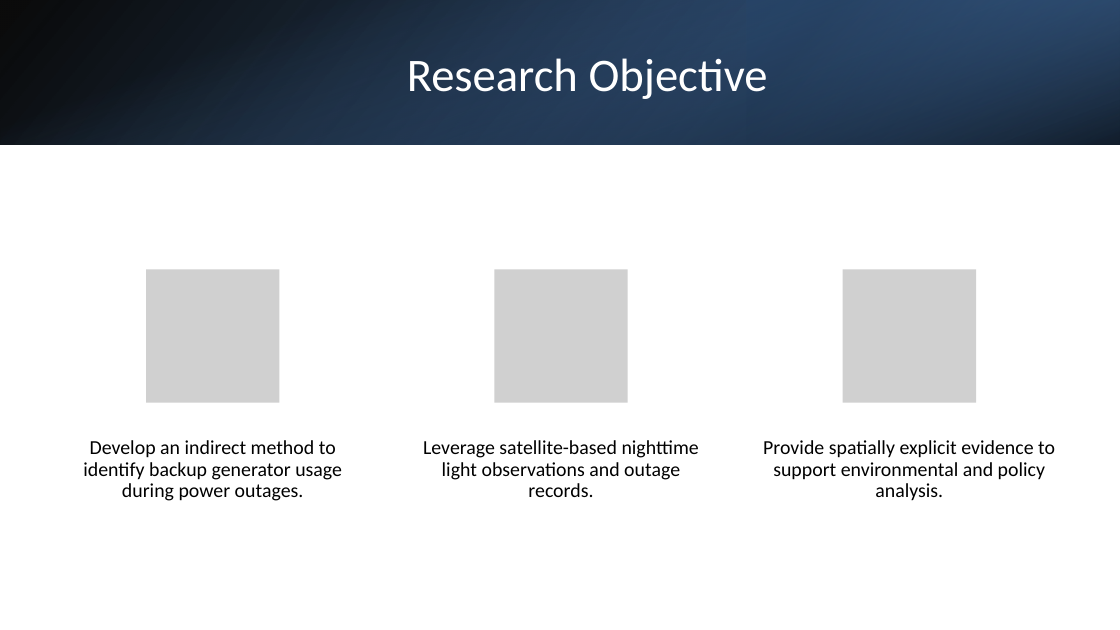
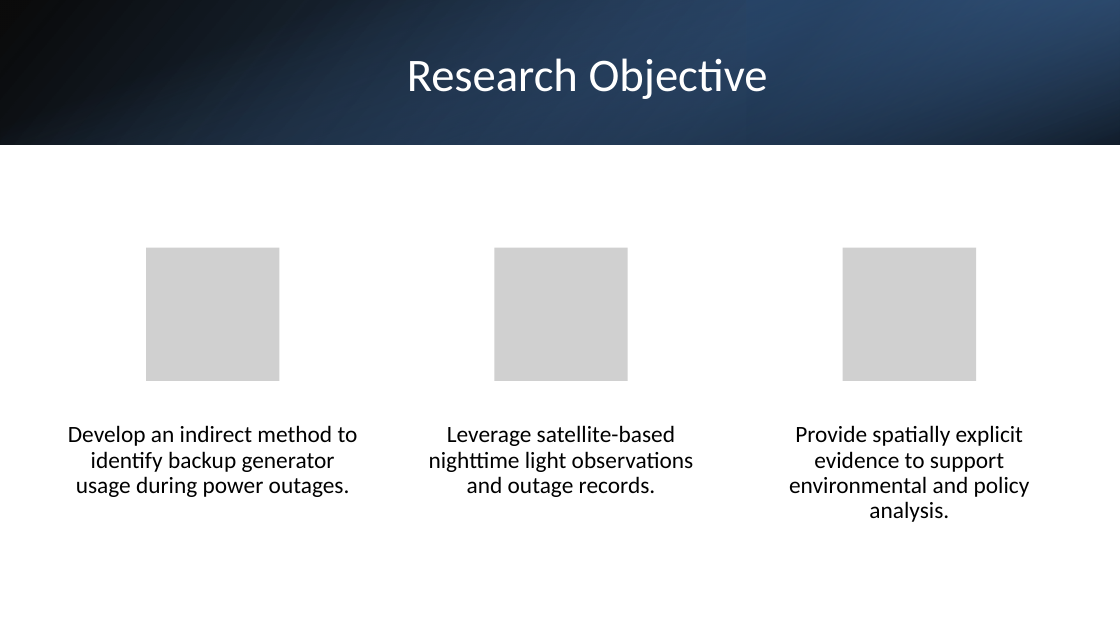
Before and after one commit to ZhiyuanZhaoMicheal/Practicum, a slide deck: slide 3 of docs/Backup_Generator_Project.pptx. Drawn at 1120x630 pixels with LibreOffice and Linux fonts; fonts in the diff are those of the drawing; grey boxes stand for pictures. Boxes give left, top, right and bottom in pixels: in the first picture for what was removed or moved away, otherwise in the second. Text is boxed around its words. In the diff, an @@ line names an element or a change of style, - is before the commit and + after.

```diff
--- a/docs/Backup_Generator_Project.pptx
+++ b/docs/Backup_Generator_Project.pptx
@@ 3 pictures moved together from (x1=146, y1=270, x2=976, y2=403) to (x1=146, y1=248, x2=976, y2=381) @@
@@ text "Develop an indirect method to ..." moved from (x1=83, y1=440, x2=342, y2=501) to (x1=68, y1=425, x2=358, y2=497) @@
@@ text "Leverage satellite-based nighttime light observations ..." moved from (x1=423, y1=440, x2=699, y2=497) to (x1=429, y1=425, x2=694, y2=497) @@
@@ size 17 to 20 pt; more space between paragraphs in 3 elements at (x1=68, y1=425, x2=358, y2=497), (x1=429, y1=425, x2=694, y2=497), (x1=789, y1=425, x2=1030, y2=522) @@
@@ text "Provide spatially explicit evidence to ..." moved from (x1=763, y1=440, x2=1055, y2=501) to (x1=789, y1=425, x2=1030, y2=522) @@
```
Also in this commit, not shown: 2 other slides changed, 5 slides added, 2 slides removed, 3 other files.
